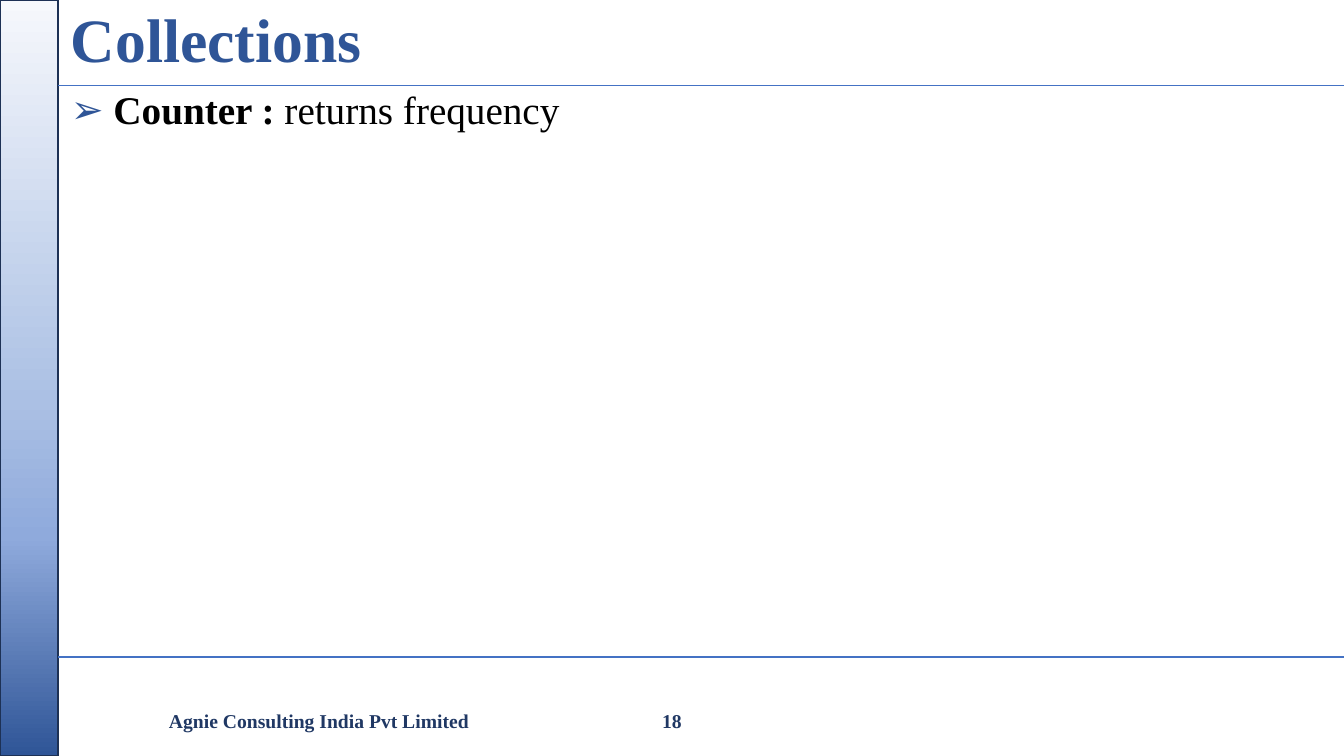
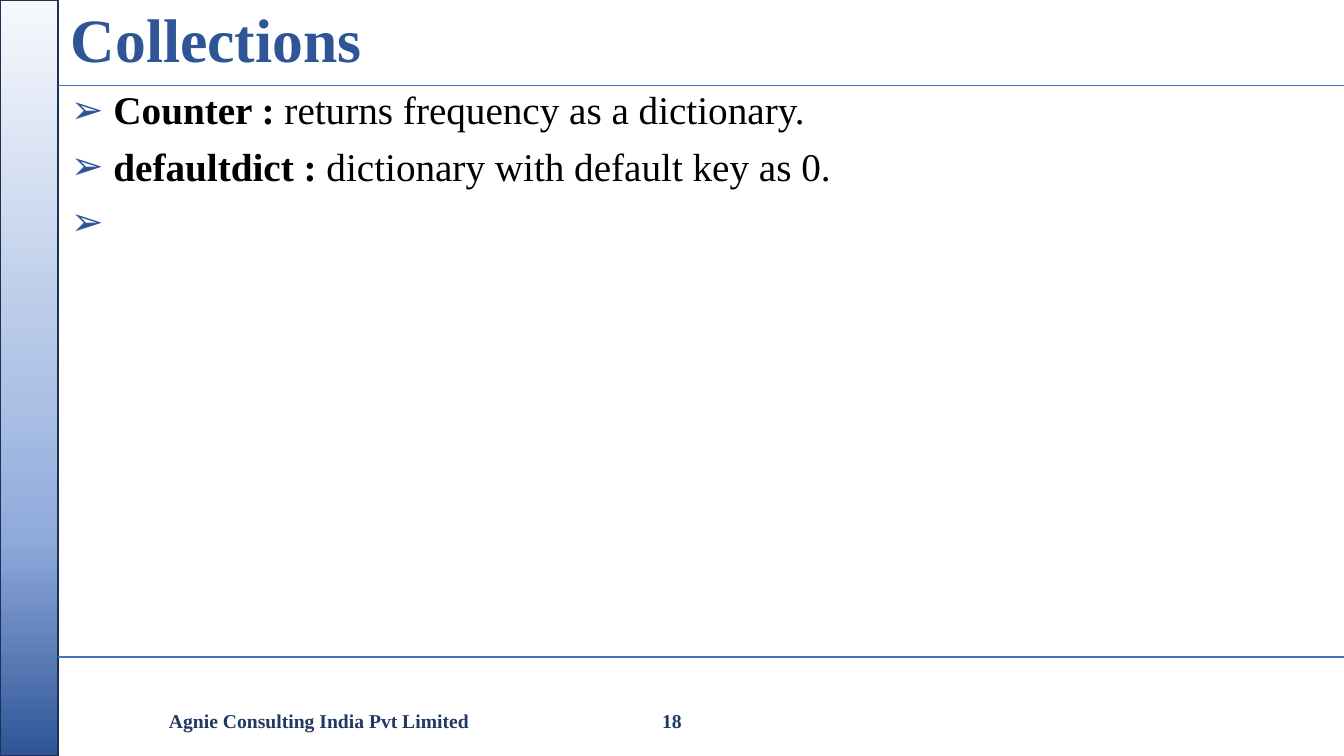
Before and after one commit to nikishdaniel1-del/Python-Cls, a slide deck: slide 18 of python class/Python Class.pptx. Drawn at 1344x756 pixels with LibreOffice and Linux fonts; fonts in the diff are those of the drawing; background and template pictures are left out. Boxes give left, top, right and bottom in pixels: in the first picture for what was removed or moved away, otherwise in the second. Text is boxed around its words. In the diff, an @@ line names an element or a change of style, - is before the commit and + after.

```diff
--- a/python class/Python Class.pptx
+++ b/python class/Python Class.pptx
@@ text at [113, 96, 830, 188]: text changed @@
-➢ Counter : returns frequency
+➢ Counter : returns frequency as a dictionary.
+➢ defaultdict : dictionary with default key as 0.
```
Also in this commit, not shown: 1 other slide changed, 1 other file.
